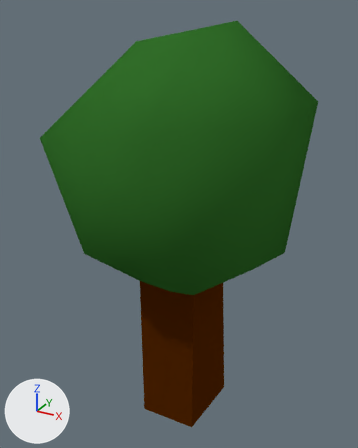
What one commit did to the Blender file Assets/Blender/Flora/tree1.blend.
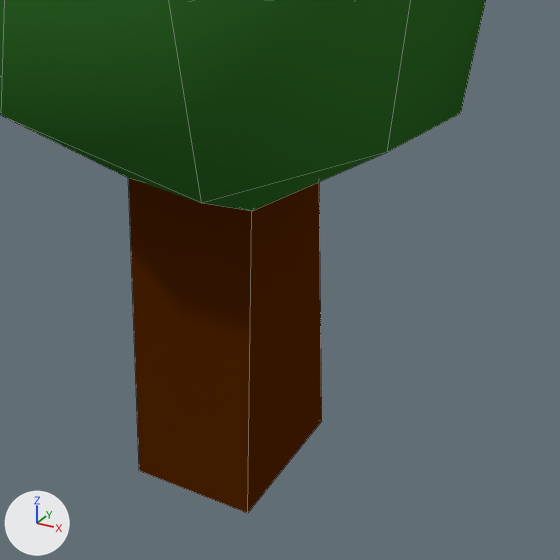
There are two pictures of each version: one whole from a camera (50 mm lens) standing at (2.52, -4.84, 5.02) and looking at (-0.12, -0.03, 2.61), one close up on the part from 23% to 92% of the width and 45% to 100% of the height. The axes (+X, +Y, +Z) are drawn at lower left. The lights are the same throughout. The close-ups show mesh edges as thin lines.
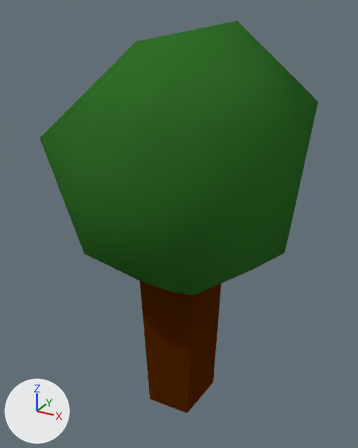
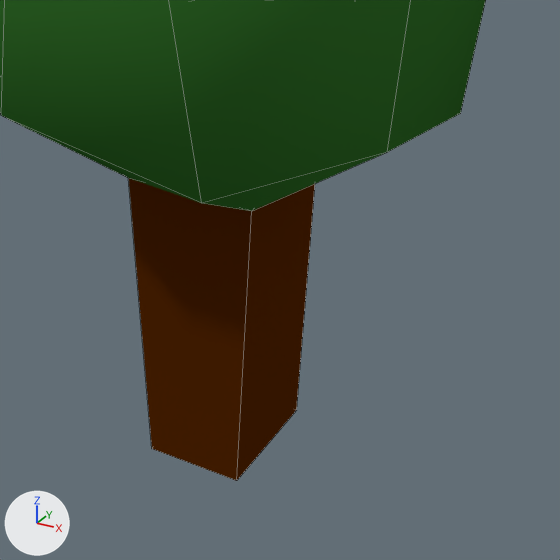
The newer file is also rescaled (x0.318), turned or shifted as a whole; pictures and numbers use the older file's frame.

The edits, one by one:
me_cube has 28 vertices, 29 faces and spans x -1.59..1.21, y -1.46..1.16, z 0.0..4.88.
me_cube is used by ob_cube; location (0.0, 0.0, 0.0).
Part 1, on me_cube:
Vertex 0 of me_cube moves from (0.39, 0.38, 0.0) at pixel (321, 421) to (0.27, 0.27, 0.12) at pixel (296, 410).
Vertex 1 of me_cube moves from (0.33, -0.5, 0.0) at pixel (247, 513) to (0.22, -0.43, 0.12) at pixel (236, 480).
Vertex 2 of me_cube moves from (-0.39, -0.52, 0.0) at pixel (139, 470) to (-0.34, -0.44, 0.12) at pixel (151, 448).
Vertex 3 of me_cube moves from (-0.45, 0.22, 0.0) to (-0.39, 0.15, 0.12).

What differs and where, as boxes [x1, y1, x2, y2] in the close-ups (560 x 560 px; the box of a moved part takes in the faces that stretch with it):
'Cube', reshaped
    before: [0, 0, 486, 513]
    after: [0, 0, 486, 481]
part 1 of me_cube, moved or reshaped
    before: [128, 178, 322, 513]
    after: [129, 178, 315, 481]
